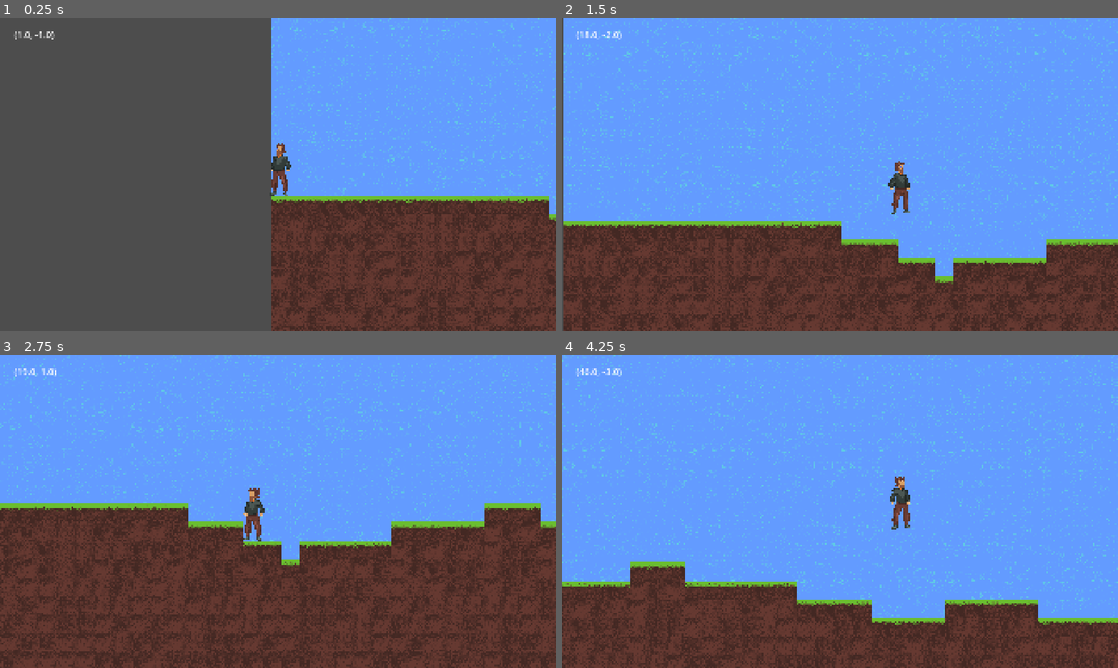
Above: before the commit, frames 1-4 (two rows, left to right).
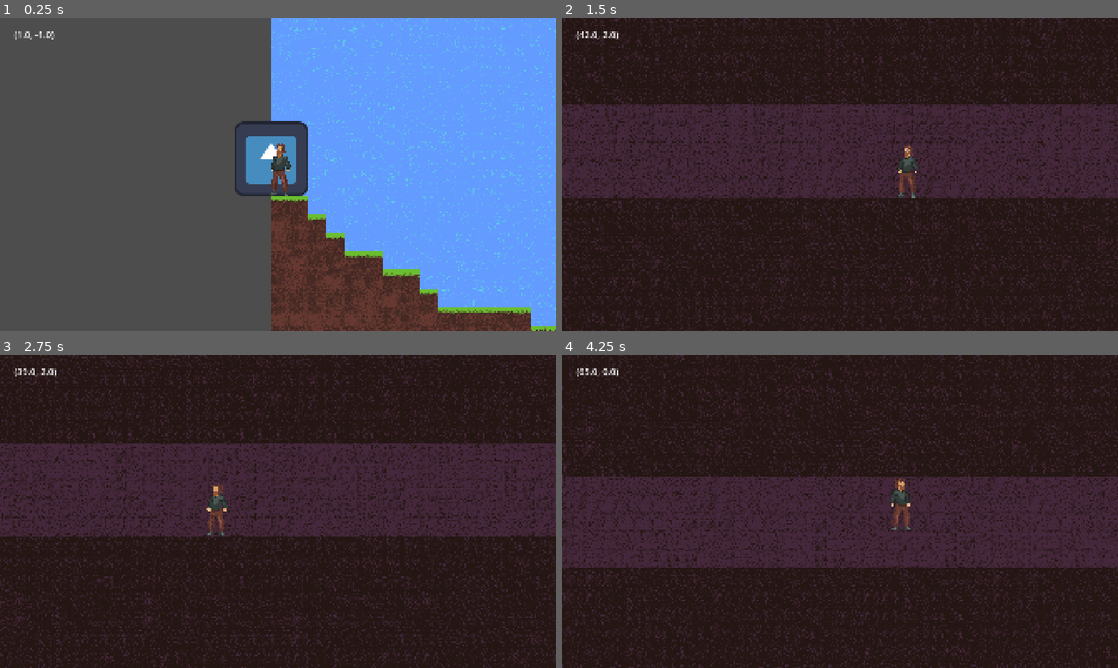
Above: after the commit, the same moments.

Repository: Spino77/godot-DAM
Game: Godot game, scene res://escenas/main.tscn
Two runs of this game, one before a commit and one after it. Both use one fixed random seed, a clock stepped at 60 frames per second and the inputs below. The engine's default icon, where the game draws it, is replaced by a stand-in: a white triangle on a blue panel in a dark square.
Inputs:
- Up to frame 1 (0.25 s): no input
- Up to frame 2 (1.5 s): hold D (mov_derecha) from 0.53 s (still down); tap E (select) at 0.6, 1.35 s; tap Space (saltar) at 0.77 s
- Up to frame 3 (2.75 s): tap Space (saltar) at 1.52 s; release D (mov_derecha) at 2.03 s; hold A (mov_izquierda) from 2.03 s (still down); tap E (select) at 2.1 s
- Up to frame 4 (4.25 s): release A (mov_izquierda) at 2.78 s; hold D (mov_derecha) from 2.78 s (still down); tap E (select) at 2.85, 3.6 s; tap Space (saltar) at 3.02, 3.77 s

The runs differ from the first frame. In frame 1, 18% of the frame differs, in the area x 42-100%, y 0-100%; in frame 2, 97%; in frame 3, 94%; in frame 4, 98%, in the area x 0-100%, y 0-100%.

Commit message:
guardado y lectura de mapa y guardado solo de posicion masmorras

Diff:
--- a/project.godot
+++ b/project.godot
@@ -22,6 +22,10 @@
 window/size/viewport_height=1080
 window/stretch/mode="canvas_items"
 window/stretch/aspect="expand"
+
+[global_group]
+
+Persist=""
 
 [input]
 
--- a/scripts/mapa.gd
+++ b/scripts/mapa.gd
@@ -1,7 +1,8 @@
 extends TileMapLayer
 
-#name of the world to save to file
-var worldName = "test1"
+#variables to save
+var world_name = "test1"
+var entrance_pos_array = []
 
 #generated the noise that will be used for the procedural map generation
 var noise := FastNoiseLite.new()
@@ -18,14 +19,13 @@
 func _ready():
 	randomize()
 	noise.seed = randi()
-	readFile()
-	#generateMap()
+	#readFile()
+	generateMap()
 	generateplayer()
 	saveToFile()
 
 func _physics_process(delta: float):
-	#var coords = tilemaplayer.local_to_map()
-	pass
+	saveToFile()
 
 
 func generateplayer():
@@ -57,6 +57,7 @@
 						var entrance = dun_entr.instantiate()
 						add_child(entrance)
 						entrance.position = Vector2i(x * 32, (floor * 32) - 64)
+						entrance_pos_array.append(Vector2i(x * 32, (floor * 32) - 64))
 				#places dirt
 				else:
 					set_cell(Vector2i(x,y),3,Vector2i(randi_range(0,1),randi_range(0,1)))
@@ -64,13 +65,28 @@
 ##SAVE MAP TO FILE AND LOAD
 
 func saveToFile():
-	#file to save
-	var save_file_path = "res://" + worldName + ".txt"
+	#save map
+	var map_save_file_path = "res://" + world_name + ".txt"
+	var dungeon_save_file_path = "res://" + world_name + "_dungeons.json"
+
 	var array = get_tile_map_data_as_array()
-	var write_to_file = FileAccess.open(save_file_path, FileAccess.WRITE)
-	write_to_file.store_buffer(array)
+	var write_to_file_map = FileAccess.open(map_save_file_path, FileAccess.WRITE)
+	write_to_file_map.store_buffer(array)
+
+	var write_to_file_dungeon = FileAccess.open(dungeon_save_file_path, FileAccess.WRITE)
+	for item in entrance_pos_array:
+		write_to_file_dungeon.store_line(JSON.stringify(item))
+
 
 func readFile():
-	var save_file_path = "res://" + worldName + ".txt"
-	var array = FileAccess.get_file_as_bytes(save_file_path)
+	var map_save_file_path = "res://" + world_name + ".txt"
+	var dungeon_save_file_path = "res://" + world_name + "_dungeons.json"
+
+	var array = FileAccess.get_file_as_bytes(map_save_file_path)
 	set_tile_map_data_from_array(array)
+
+	##NO FUNCIONA
+	##SE TIENE QUE HACER ALGO PARA LEER EL "ARRAY" DE Vector2
+	var dungeon_pos = FileAccess.get_file_as_string(dungeon_save_file_path)
+	var array_dungeon_pos = str_to_var(dungeon_pos)
+	print(array_dungeon_pos)
--- /dev/null
+++ b/test1_dungeons.json
@@ -0,0 +1,15 @@
+"(0, -64)"
+"(1376, 9)"
+"(2688, -41)"
+"(3264, 214)"
+"(4416, 63)"
+"(4800, -10)"
+"(5664, 5)"
+"(6624, 112)"
+"(8448, -33)"
+"(8960, -38)"
+"(11040, -32)"
+"(13056, -50)"
+"(13440, 57)"
+"(14976, 97)"
+"(15136, 121)"
Binary file changed: test1.txt
Binary file added: test1_dungeons.txt
